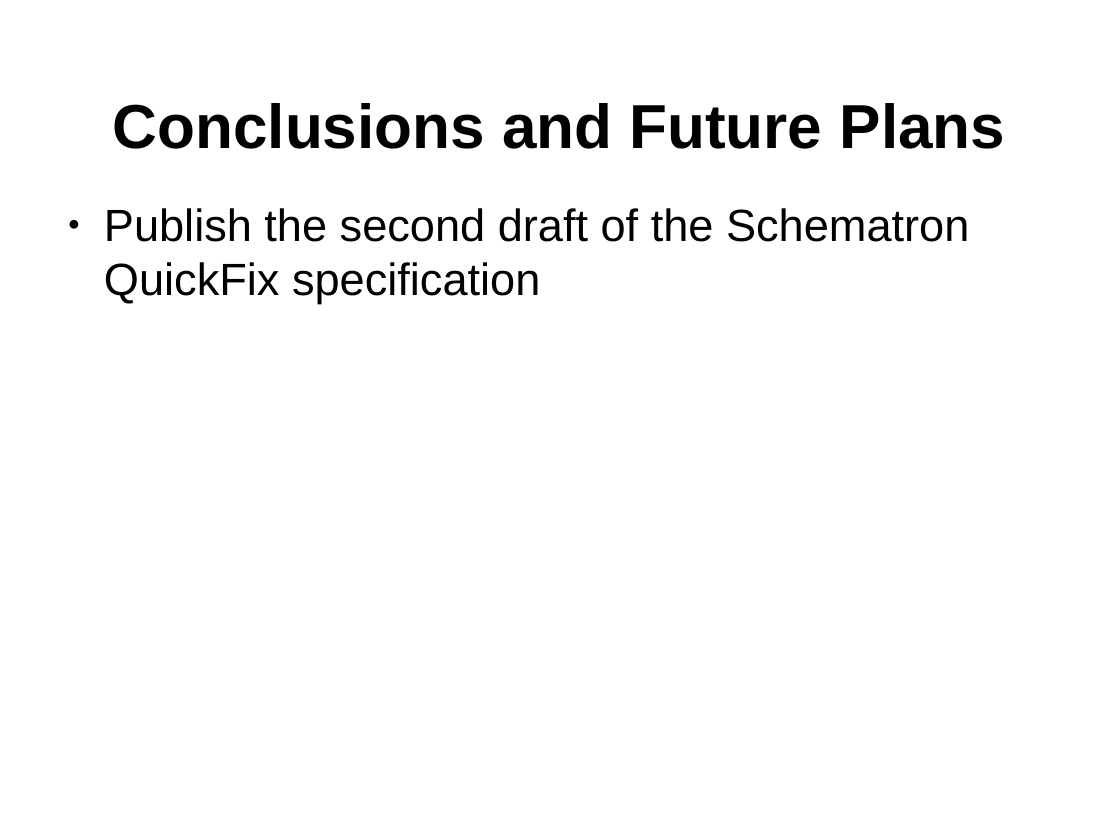
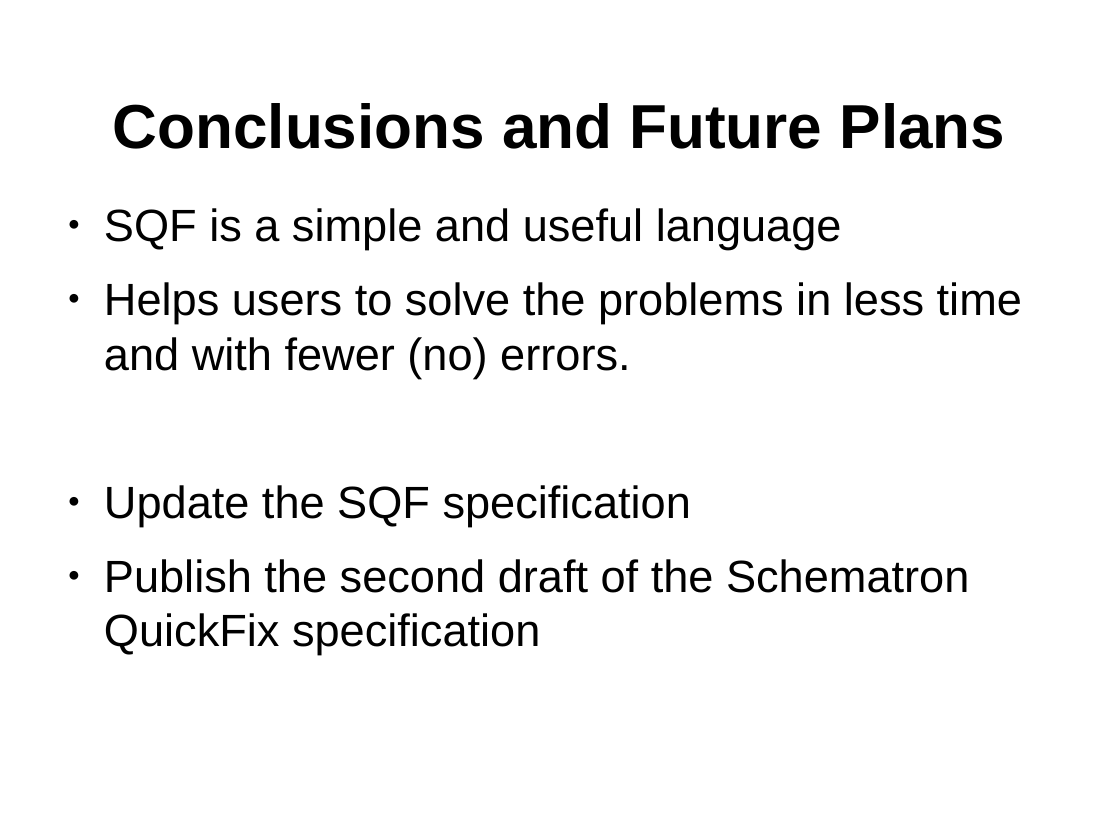
Before and after one commit to octavianN/Schematron-QuickFix-Language-Presentation, a slide deck: slide 19 of Final/SQF.odp (slide 18 before the commit). Drawn at 1120x840 pixels with LibreOffice and Linux fonts; fonts in the diff are those of the drawing; background and template pictures are left out. Boxes give left, top, right and bottom in pixels: in the first picture for what was removed or moved away, otherwise in the second. Text is boxed around its words. In the diff, an @@ line names an element or a change of style, - is before the commit and + after.

```diff
--- a/Final/SQF.odp
+++ b/Final/SQF.odp
@@ text at [104,208,1022,527]: paragraphs added @@
+● SQF is a simple and useful language
+● Helps users to solve the problems in less time and with fewer (no) errors.
+● Update the SQF specification
```
Also in this commit, not shown: 3 other slides changed, 2 slides added, 1 slide removed.
